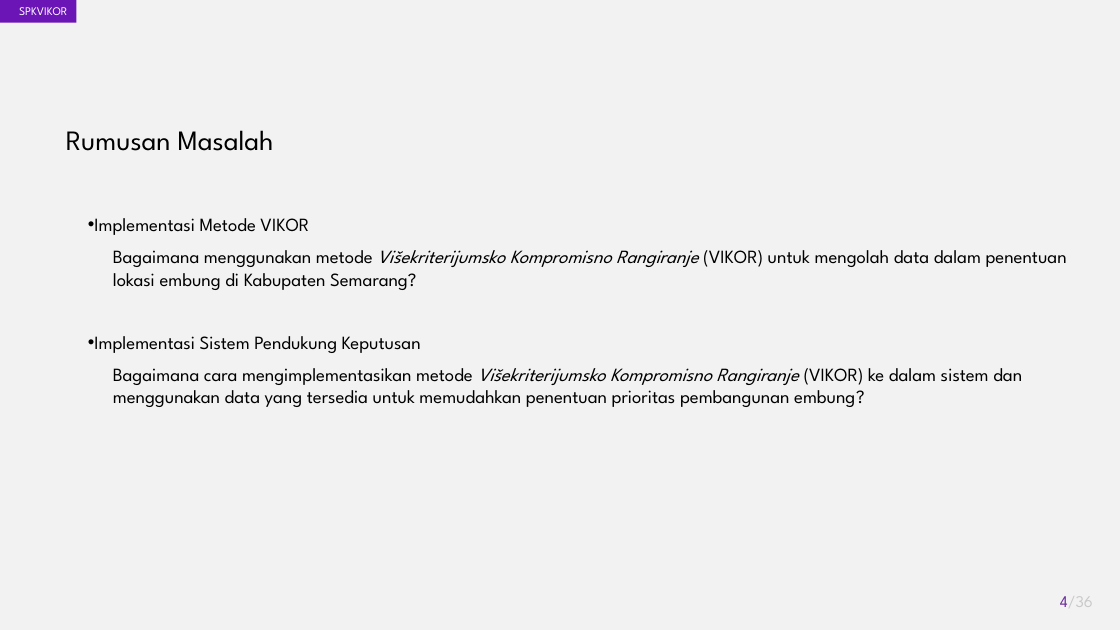
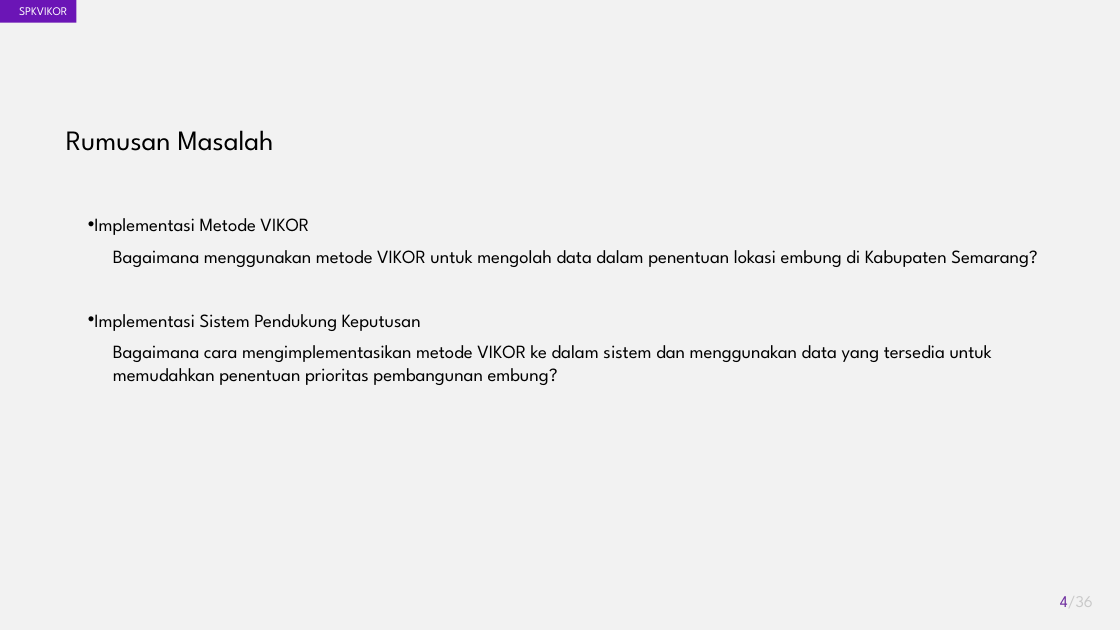
Before and after one commit to akhmadali7/TugasAkhir, a slide deck: slide 4 of PPT - TA - Akhmad Ali Sajidin.pptx. Drawn at 1120x630 pixels with LibreOffice and Linux fonts; fonts in the diff are those of the drawing. Boxes give left, top, right and bottom in pixels: in the first picture for what was removed or moved away, otherwise in the second. Text is boxed around its words. In the diff, an @@ line names an element or a change of style, - is before the commit and + after.

```diff
--- a/PPT - TA - Akhmad Ali Sajidin.pptx
+++ b/PPT - TA - Akhmad Ali Sajidin.pptx
@@ text at (113,250,1037,267): text changed @@
-Bagaimana menggunakan metode Višekriterijumsko Kompromisno Rangiranje (VIKOR) untuk mengolah data dalam penentuan lokasi embung di Kabupaten Semarang?
+Bagaimana menggunakan metode VIKOR untuk mengolah data dalam penentuan lokasi embung di Kabupaten Semarang?
@@ text at (113,345,992,385): text changed @@
-Bagaimana cara mengimplementasikan metode Višekriterijumsko Kompromisno Rangiranje (VIKOR) ke dalam sistem dan menggunakan data yang tersedia untuk memudahkan penentuan prioritas pembangunan embung?
+Bagaimana cara mengimplementasikan metode VIKOR ke dalam sistem dan menggunakan data yang tersedia untuk memudahkan penentuan prioritas pembangunan embung?
```
Also in this commit, not shown: 9 other slides changed, 1 other file.
